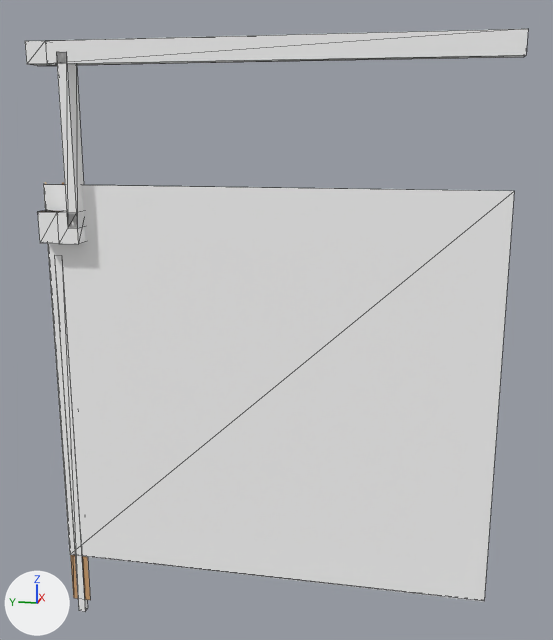
An edit to the glTF model models/themed_blocks/sand_stone/sand_stone_south_east_corner.gltf, drawn before and after from the same camera.
Both versions are drawn from a 50 mm lens placed at (-34.6, -18.0, 4.5), pointed at (0.6, -11.0, -4.3). Arrows for +X, +Y and +Z are at lower left; the lights stay in place. Mesh edges are drawn as thin lines on the coarser meshes. Where no turn or scale is listed for an object, it has been applied to the vertices. Vertices at the same position are counted once.

Names of what the first picture shows: 'MeshInstance3D', 'MeshInstance3D2', 'MeshInstance3D22', 'SandStoneOuterWall'.
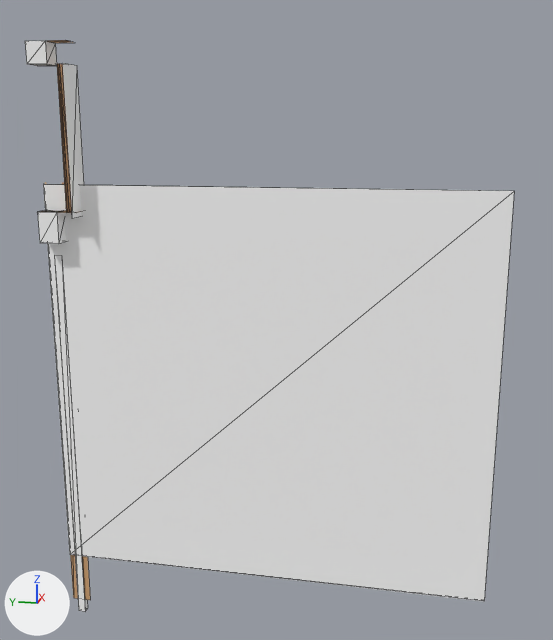
Where the newer file only moved an object's origin or applied its transform, the numbers keep the older frame.

What differs and where, as boxes [x1, y1, x2, y2] in the pictures (553 x 640 px):
'MeshInstance3D22', reshaped (93% narrower, 32% shorter)
    before: [45, 29, 528, 66]
    after: [25, 41, 57, 66]
'MeshInstance3D2', reshaped, moved, turned
    before: [56, 52, 84, 228]
    after: [62, 63, 84, 218]
'Plane2', added
    after: [49, 40, 82, 213]
'SandStoneOuterWall', no longer drawn
    before: [57, 211, 85, 244]

What changed in the scene script:
```text
Add img_albedo003_png:
    img_albedo003_png = load_image('_albedo003.png', 'textures/_albedo003.png', 1024, 1024, 'sRGB')
Change mat_material_7:
    where n0 = _N.new('ShaderNodeBsdfPrincipled'); n0.name = 'Principled BSDF'
    remove n0.inputs[0].default_value = (1.0, 1.0, 1.0, 1.0)  # 'Base Color', white #ffffff
    add n2 = _N.new('ShaderNodeMix'); n2.name = 'Mix'
    add n2.data_type = 'RGBA'
    add n2.blend_type = 'MULTIPLY'
    add n2.inputs[0].default_value = 1.0  # 'Factor'
    add n2.inputs[7].default_value = (1.0, 1.0, 1.0, 1.0)  # 'B', white #ffffff
    add n3 = _N.new('ShaderNodeTexImage'); n3.name = 'Image Texture'
    add n3.image = img_albedo003_png
    add _L.new(n2.outputs[2], n0.inputs[0])  # 'Result' to 'Base Color'
    add _L.new(n3.outputs[0], n2.inputs[6])  # 'Color' to 'A'
Change me_mesh_9:
    used by ob_meshinstance3d2; parent = ob_sandstoneouterwall; location = (-0.25, 0.0, 4.0)
    remove me_mesh_9.from_pydata(...)  # 8 vertices, 12 faces; spans x -0.25..0.25, y -0.5..0.5, z -4.0..4.0
    add me_mesh_9.from_pydata(...)  # 4 vertices, 2 faces; spans x 0.0, y -0.75..0.75, z -3.5..3.5
    me_mesh_9 part 1: the whole mesh is rebuilt
Change me_mesh_10:
    where me_mesh_10.from_pydata(...)  # 8 vertices, 12 faces; spans x -0.5..0.5, y -10.5..10.5, z -0.5..0.5
    used by ob_meshinstance3d22; location = (0.0, -11.0, 8.0)
    me_mesh_10 part 2
    me_mesh_10.vertices[0].co: (0.5, -10.5, 0.5) -> (-0.5, 10.5, 0.5)  # not seen -> pixel (45, 40)
    me_mesh_10.vertices[1].co: (-0.5, 10.5, 0.5) -> (0.5, 11.5, 0.5)  # pixel (45, 40) -> not seen
    me_mesh_10.vertices[3].co: (-0.5, -10.5, 0.5) -> (-0.5, 11.5, 0.5)  # pixel (528, 28) -> pixel (24, 41)
    me_mesh_10.vertices[4].co: (0.5, -10.5, -0.5) -> (-0.5, 10.5, -0.5)  # pixel (523, 57) -> pixel (46, 63)
    me_mesh_10.vertices[5].co: (-0.5, 10.5, -0.5) -> (0.5, 11.5, -0.5)  # pixel (46, 63) -> pixel (37, 65)
    me_mesh_10.vertices[7].co: (-0.5, -10.5, -0.5) -> (-0.5, 11.5, -0.5)  # pixel (526, 55) -> pixel (26, 64)
Add me_mesh_8_1:
    me_mesh_8_1.from_pydata(...)  # 24 vertices, 20 faces; spans x -0.5..0.5, y -0.5..0.5, z 0.75..8.5
    me_mesh_8_1.materials.append(mat_material_7)
Change ob_sandstoneouterwall:
    ob_sandstoneouterwall: bpy.data.objects.new('SandStoneOuterWall', me_mesh_8) -> bpy.data.objects.new('SandStoneOuterWall', None)
Change ob_meshinstance3d2:
    ob_meshinstance3d2.location: (-0.25, 0.0, 4.0) -> (-0.4, 0.0, 4.0)
    ob_meshinstance3d2.rotation_euler: (0.0, 0.0, 0.0) -> (0.0, 0.0, -3.142)  # degrees (0, 0, 0) -> degrees (0, 0, -180)
Add ob_plane2:
    ob_plane2 = bpy.data.objects.new('Plane2', me_mesh_8_1)
    ob_plane2.location = (0.0, -1.0, 0.0)
```
